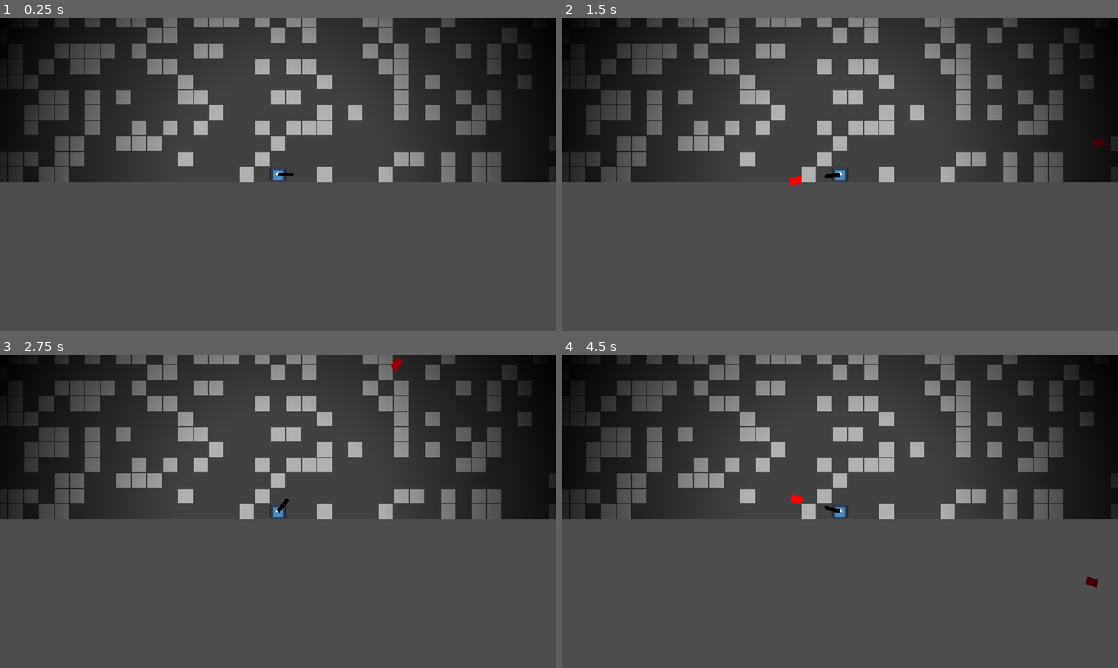
Above: before the commit, frames 1-4 (two rows, left to right).
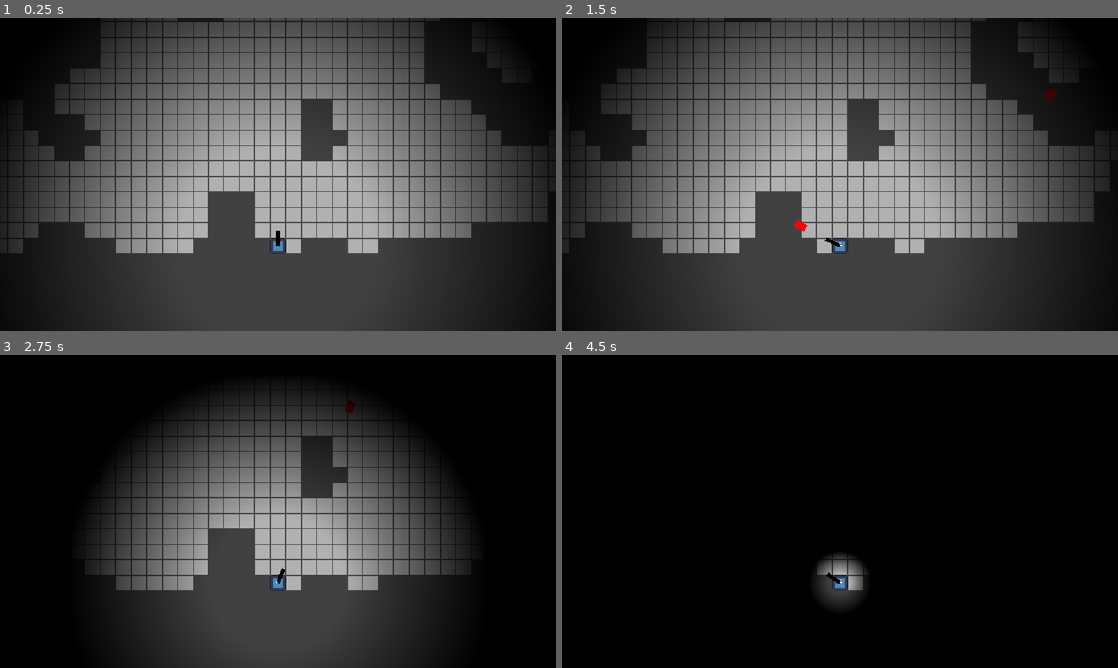
Above: after the commit, the same moments.

Repository: PandaMaki/game-jam-baudo
Game: Godot game, scene res://levels/proto meca underground/prototype_meca_underground_light.tscn
Two runs of this game, one before a commit and one after it. Both use one fixed random seed, a clock stepped at 60 frames per second and the inputs below. This scene is started directly instead of the project's main scene. The engine's default icon, where the game draws it, is replaced by a stand-in: a white triangle on a blue panel in a dark square.
Inputs (mouse positions are in pixels of both pictures, inside the frame that each line leads up to):
- Up to frame 1 (0.25 s): no input
- Up to frame 2 (1.5 s): tap Enter (ui_accept) at 0.5, 0.77 s; move the mouse to (962, 158) at 0.52 s; hold D (right) from 0.53 s (still down); tap Space (shoot) at 0.6, 1.35 s; move the mouse to (728, 190) at 1.27 s
- Up to frame 3 (2.75 s): tap Enter (ui_accept) at 1.52 s; move the mouse to (333, 442) at 2.02 s; release D (right) at 2.03 s; hold A (left) from 2.03 s (still down); tap Space (shoot) at 2.1 s
- Up to frame 4 (4.5 s): move the mouse to (812, 574) at 2.77 s; release A (left) at 2.78 s; hold D (right) 2.78-4.28 s; tap Space (shoot) at 2.85, 3.6, 4.35 s; tap Enter (ui_accept) at 3.02, 3.77 s; move the mouse to (1006, 558) at 3.52 s; move the mouse to (673, 464) at 4.27 s; hold A (left) from 4.28 s (still down)

The runs differ from the first frame. In frame 1, 60% of the frame differs, in the area x 0-100%, y 0-100%; in frame 2, 60%; in frame 3, 70%; in frame 4, 91%.

Commit message:
mélioration temporaire de la génération aléatoire

Diff:
--- a/levels/proto meca underground/tile_map_layer_ground.gd
+++ b/levels/proto meca underground/tile_map_layer_ground.gd
@@ -2,43 +2,212 @@
 
 @export var largeur: int = 50
 @export var hauteur: int = 50
-@export var case_depart : Vector2i = Vector2i(25,49)
-# Identifiant de la source de ton atlas
+## Position souhaitée du départ : le sol accessible le plus proche sera utilisé
+@export var case_depart: Vector2i = Vector2i(25, 49)
 @export var source_id: int = 0
 
-
-# Coordonnées des tuiles dans l'atlas
-var tuiles_sol = [
-	Vector2i(0, 1),
-	Vector2i(1, 1),
-]
-
-func _ready():
-	get_parent().get_node("Player").global_position = to_global(map_to_local(case_depart))
+@export_group("Génération")
+@export_range(0.3, 0.6) var proba_mur_initiale: float = 0.45
+@export var iterations_lissage: int = 5
+## Part minimale de sol dans la grotte, sinon on régénère
+@export_range(0.2, 0.6) var ratio_sol_minimum: float = 0.3
+@export var tentatives_max: int = 30
+
+@export_group("Tuiles (coordonnées dans l'atlas)")
+@export var tuile_sol: Vector2i = Vector2i(0, 1)
+@export var tuile_mur: Vector2i = Vector2i(1, 1)
+@export var tuile_objectif: Vector2i = Vector2i(0, 0)
+
+
+
+const DIRS_4 := [Vector2i.UP, Vector2i.DOWN, Vector2i.LEFT, Vector2i.RIGHT]
+
+var murs: Array = []            # murs[x][y] == true -> mur
+var zone_principale: Array = [] # cases de sol de la grande zone connectée
+
+
+func _ready() -> void:
+	randomize()
 	generer_carte()
-	generer_salle_objectif()
-
-func generer_carte():
+
+	var depart := trouver_depart()
+	var distances := calculer_distances(depart)
+	var objectif := choisir_objectif(distances)
+
+	set_cell(objectif, source_id, tuile_objectif)
+	placer_joueur(depart)
+	print("Départ : ", depart, " | Objectif : ", objectif)
+
+	var taille := tile_set.tile_size
+	$"../Player/Camera2D".limit_left = -epaisseur_cadre * taille.x
+	$"../Player/Camera2D".limit_top = -epaisseur_cadre * taille.y
+	$"../Player/Camera2D".limit_right = (largeur + epaisseur_cadre) * taille.x
+	$"../Player/Camera2D".limit_bottom = (hauteur + epaisseur_cadre) * taille.y
+
+
+
+# ------------------------------------------------------------------
+#  GÉNÉRATION
+# ------------------------------------------------------------------
+func generer_carte() -> void:
+	for tentative in tentatives_max:
+		initialiser_grille()
+		for i in iterations_lissage:
+			lisser()
+		zone_principale = plus_grande_zone()
+		if zone_principale.size() >= largeur * hauteur * ratio_sol_minimum:
+			break
+
+	# On rebouche tout ce qui n'est pas dans la zone principale
+	initialiser_murs_pleins()
+	for case in zone_principale:
+		murs[case.x][case.y] = false
+
+	dessiner()
+
+
+func initialiser_murs_pleins() -> void:
+	murs.clear()
+	for x in largeur:
+		var colonne := []
+		colonne.resize(hauteur)
+		colonne.fill(true)
+		murs.append(colonne)
+
+
+func initialiser_grille() -> void:
+	initialiser_murs_pleins()
+	for x in range(1, largeur - 1):       # bords toujours en mur
+		for y in range(1, hauteur - 1):
+			murs[x][y] = randf() < proba_mur_initiale
+
+
+func lisser() -> void:
+	var nouvelle: Array = []
+	for x in largeur:
+		var colonne := []
+		colonne.resize(hauteur)
+		nouvelle.append(colonne)
+
+	for x in largeur:
+		for y in hauteur:
+			# Les bords restent toujours des murs
+			if x == 0 or y == 0 or x == largeur - 1 or y == hauteur - 1:
+				nouvelle[x][y] = true
+				continue
+
+			var nb := compter_murs_voisins(x, y)
+			if nb > 4:
+				nouvelle[x][y] = true
+			elif nb < 4:
+				nouvelle[x][y] = false
+			else:
+				nouvelle[x][y] = murs[x][y]
+	murs = nouvelle
+
+func compter_murs_voisins(cx: int, cy: int) -> int:
+	var total := 0
+	for dx in range(-1, 2):
+		for dy in range(-1, 2):
+			if dx == 0 and dy == 0:
+				continue
+			var nx := cx + dx
+			var ny := cy + dy
+			# En dehors de la carte = mur
+			if nx < 0 or ny < 0 or nx >= largeur or ny >= hauteur or murs[nx][ny]:
+				total += 1
+	return total
+
+
+func plus_grande_zone() -> Array:
+	var visitees := {}
+	var meilleure: Array = []
+
+	for x in largeur:
+		for y in hauteur:
+			var depart := Vector2i(x, y)
+			if murs[x][y] or visitees.has(depart):
+				continue
+
+			# Flood fill
+			var zone: Array = []
+			var file: Array = [depart]
+			visitees[depart] = true
+			while not file.is_empty():
+				var c: Vector2i = file.pop_back()
+				zone.append(c)
+				for d in DIRS_4:
+					var n: Vector2i = c + d
+					if est_sol(n) and not visitees.has(n):
+						visitees[n] = true
+						file.append(n)
+
+			if zone.size() > meilleure.size():
+				meilleure = zone
+	return meilleure
+
+
+func est_sol(c: Vector2i) -> bool:
+	return c.x >= 0 and c.y >= 0 and c.x < largeur and c.y < hauteur and not murs[c.x][c.y]
+
+
+@export var epaisseur_cadre: int = 3
+
+func dessiner() -> void:
 	clear()
-
-	for x in range(largeur):
-		for y in range(hauteur):
-			if case_depart == Vector2i(x,y):
-				set_cell(case_depart,source_id,Vector2i(0, 1))
-			else :
-				generer_case(Vector2i(x, y))
-
-func generer_salle_objectif():
-	var coordonée_objectif = Vector2i(randi_range(0,largeur-1),randi_range(0,hauteur-1))
-	print(coordonée_objectif)
-	var case = coordonée_objectif
-	var tuile = Vector2i(0, 0)
-
-	set_cell(case,source_id,tuile)
-
-func generer_case(case: Vector2i):
-	var nb_aleatoire = randf()
-	if nb_aleatoire < 0.30 :
-		set_cell(case, source_id, Vector2i(0,1))
-	else:
-		set_cell(case, source_id, Vector2i(1,1))
+	# Cadre de murs autour de la carte (cases négatives incluses)
+	for x in range(-epaisseur_cadre, largeur + epaisseur_cadre):
+		for y in range(-epaisseur_cadre, hauteur + epaisseur_cadre):
+			var dans_carte := x >= 0 and y >= 0 and x < largeur and y < hauteur
+			if dans_carte:
+				set_cell(Vector2i(x, y), source_id, tuile_mur if murs[x][y] else tuile_sol)
+			else:
+				set_cell(Vector2i(x, y), source_id, tuile_mur)
+
+# ------------------------------------------------------------------
+#  DÉPART / OBJECTIF
+# ------------------------------------------------------------------
+func trouver_depart() -> Vector2i:
+	# Sol accessible le plus proche de case_depart
+	var meilleur: Vector2i = zone_principale[0]
+	var meilleure_dist := INF
+	for c in zone_principale:
+		var d := Vector2(c - case_depart).length_squared()
+		if d < meilleure_dist:
+			meilleure_dist = d
+			meilleur = c
+	return meilleur
+
+
+func calculer_distances(depart: Vector2i) -> Dictionary:
+	# BFS : distance de marche réelle depuis le départ
+	var distances := {depart: 0}
+	var file: Array = [depart]
+	var i := 0
+	while i < file.size():
+		var c: Vector2i = file[i]
+		i += 1
+		for d in DIRS_4:
+			var n: Vector2i = c + d
+			if est_sol(n) and not distances.has(n):
+				distances[n] = distances[c] + 1
+				file.append(n)
+	return distances
+
+
+func choisir_objectif(distances: Dictionary) -> Vector2i:
+	var dist_max := 0
+	for c in distances:
+		dist_max = maxi(dist_max, distances[c])
+
+	# Une case au hasard parmi les 20 % les plus éloignées
+	var candidats: Array = []
+	for c in distances:
+		if distances[c] >= dist_max * 0.8:
+			candidats.append(c)
+	return candidats.pick_random()
+
+
+func placer_joueur(case: Vector2i) -> void:
+	var joueur := get_parent().get_node("Player")
+	joueur.global_position = to_global(map_to_local(case))
